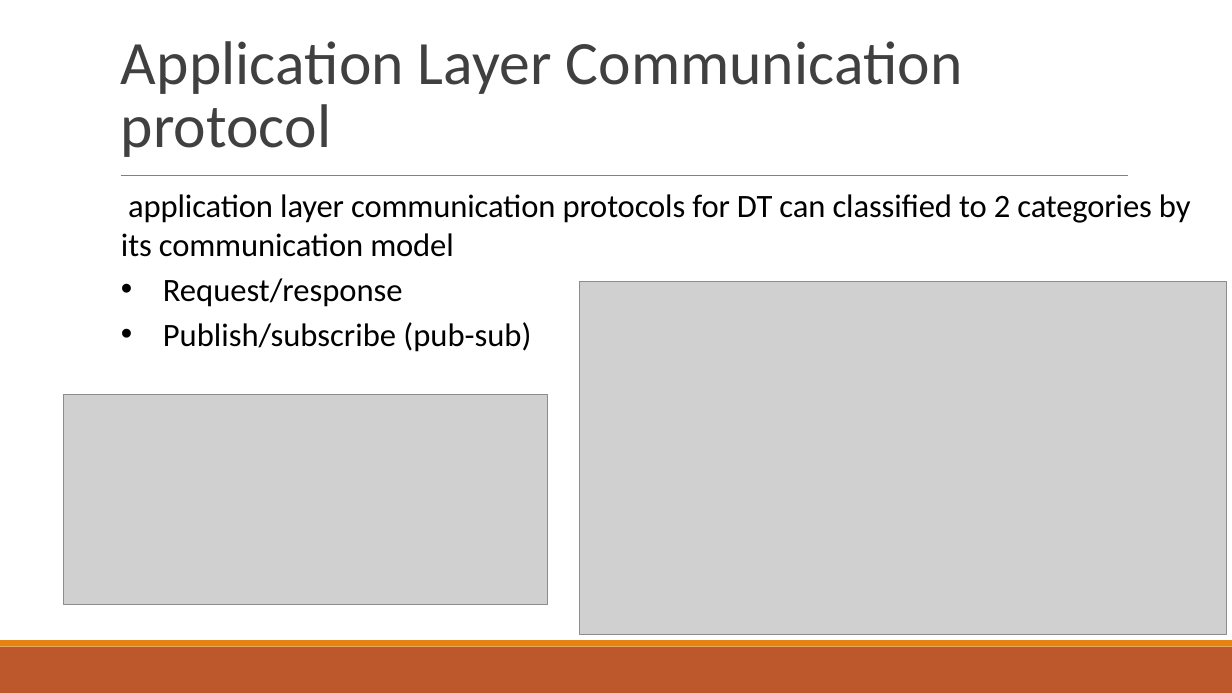
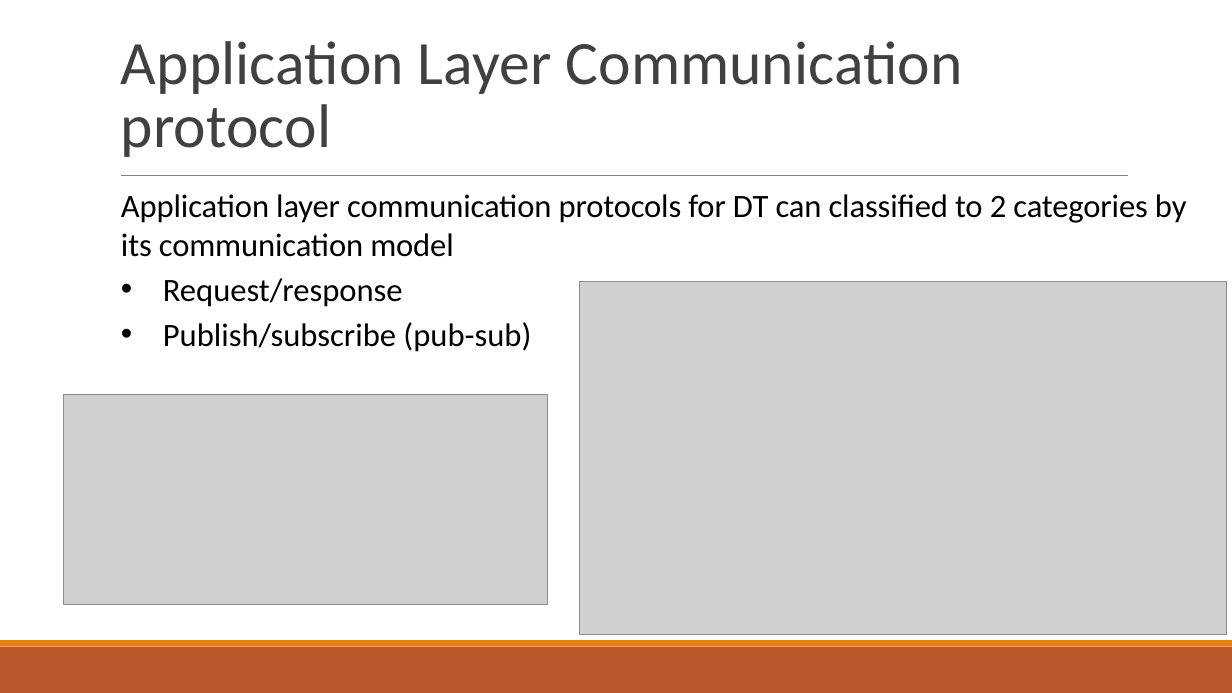
Before and after one commit to DutaChulaMetaverse/RealWorldWeatherDemo, a slide deck: slide 5 of docs/Intro to Digital Twin Unity - connecting with webapi.pptx. Drawn at 1232x693 pixels with LibreOffice and Linux fonts; fonts in the diff are those of the drawing; grey boxes stand for pictures. Boxes give left, top, right and bottom in pixels: in the first picture for what was removed or moved away, otherwise in the second. Text is boxed around its words. In the diff, an @@ line names an element or a change of style, - is before the commit and + after.

```diff
--- a/docs/Intro to Digital Twin Unity - connecting with webapi.pptx
+++ b/docs/Intro to Digital Twin Unity - connecting with webapi.pptx
@@ text at [121, 194, 1187, 257]: text changed @@
-application layer communication protocols for DT can classified to 2 categories by its communication model
+Application layer communication protocols for DT can classified to 2 categories by its communication model
```
Also in this commit, not shown: 6 other slides changed, 1 slide added.
